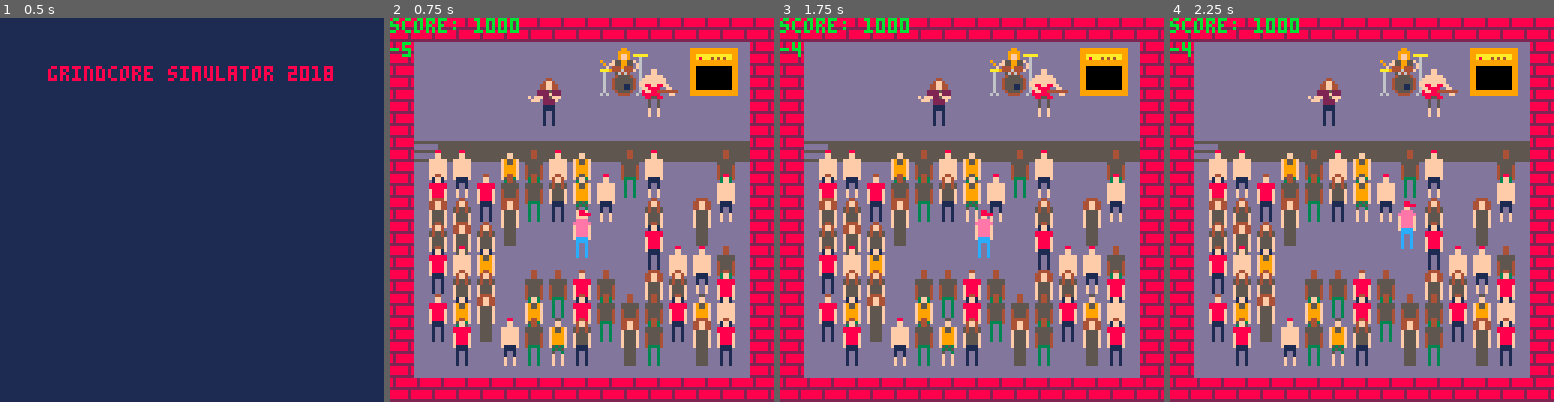
Above: before the commit, frames 1-4 (left to right).
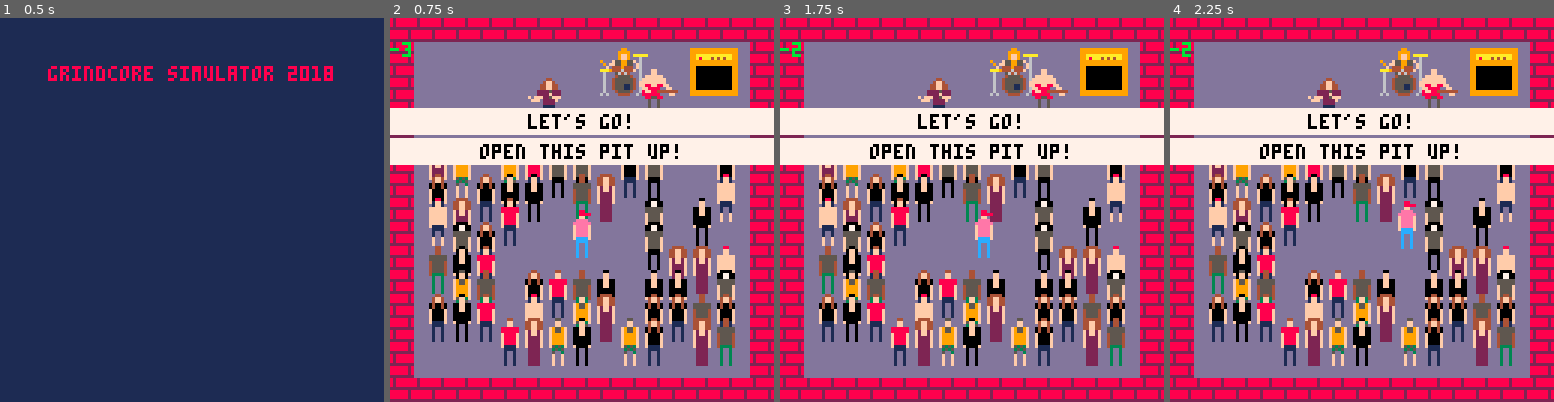
Above: after the commit, the same moments.

Repository: astann/grindcore-simulator-2018
Game: PICO-8 cartridge grindcore_simulator_2018.p8
Same seed, same stepped clock (60 frames per second), same inputs: the game is played once before the commit and once after it.
Inputs:
- Up to frame 1 (0.5 s): no input
- Up to frame 2 (0.75 s): tap O (Z key) at 0.7 s
- Up to frame 3 (1.75 s): hold Right from 1.6 s (still down); tap O (Z key) at 1.7 s
- Up to frame 4 (2.25 s): release Right at 2.1 s; tap O (Z key) at 2.1 s; hold Up from 2.15 s (still down)

Frame 1 is identical in both runs. In frame 2, 30% of the frame differs, in the area x 0-100%, y 0-91%; in frame 3, 30%; in frame 4, 30%.

Commit message:
added music

Diff:
--- a/grindcore_simulator_2018.p8
+++ b/grindcore_simulator_2018.p8
@@ -74,12 +74,12 @@
 end
 
 function get_random_actor_sprite()
- return flr(rnd(6)) * 2 + 32
+ return flr(rnd(8)) * 2 + 32
 end
 
 function keep_time()
 	t += 1;
-	if t > 63 then
+	if t == 64 then
 		t = 0
 	end
 end
@@ -94,9 +94,11 @@
 // menu
 menu = {}
 menu.title_position = 0
+music(0)
 
 function update_menu()
  if btn(4) then
+  music(-1)
  	state = 1
  	init_game()
  end
@@ -128,8 +130,8 @@
 // game
 gameplay_on = true
 
-score = 1000
-initial_song_frames = -150
+score = 0
+initial_song_frames = -90
 song_frames = initial_song_frames
 
 crowd = {}
@@ -157,7 +159,7 @@
  local index = 0
  for y = 1, 8 do
 	 for x = 1, 13 do
-	  if rnd(100) > 26 and
+	  if rnd(100) > 30 and
 	     (
 	      x < 5 or x > 9 or
  	     y < 3 or y > 5
@@ -215,8 +217,8 @@
  collision = group_collision(player, crowd) or
   group_collision(player, scene)
 
- if collision then
- 	score -= 10
+ if state == 2 and collision then
+ 	score += 1
  end
 
  if btn(0) then
@@ -307,6 +309,8 @@
 end
 
 function update_game()
+ play_music()
+
  song_frames += 1
  if song_frames == 0 and gameplay_on then
   state = 2
@@ -317,7 +321,7 @@
   end
  end
 
- if song_frames == 300 then
+ if song_frames == 256 --[[1792]] then
   state = 1
   song_frames = initial_song_frames
 
@@ -339,7 +343,7 @@
    actor.velocity_y = rnd(2) - 1
 
    if not (
-    is_map_collision_x(actor, 2) and
+    is_map_collision_x(actor, 2) or
     is_map_collision_y(actor, 2)
    ) then
     actor.set_position(
@@ -365,8 +369,25 @@
 	 )
 	end
 
+	if state == 1 then
+ 	rectfill(0, 30, 128, 38, 7)
+
+ 	rectfill(0, 40, 128, 48, 7)
+
+  local score_str = "open this pit up!"
+  local score_message = "let's go!"
+
+  if score > 0 then
+   score_str = tostr(score)
+   score_message = "your score for this song is"
+  end
+
+  print(score_message, 64-#score_message*2, 32, 0)
+ 	print(score_str, 64-#score_str*2, 42, 0)
+	end
+
 	print(flr(song_frames / 30), 0, 8, 11)
-	print("score: " .. score, 0, 0)
+
 end
 -->8
 // collisions
@@ -542,6 +563,196 @@
   data[parent] = value
  end
 end
+-->8
+track = 0
+a = 0
+function play_music()
+ if state == 2 then
+  if a % 4 == 0 then
+   if a==0 then
+    track = flr(rnd(2))*2
+   end
+
+   guitar_tile = (mget(a / 4, 16))
+   snare_tile = (mget(a / 4, 17 + track))
+   kick_tile = (mget(a / 4, 18 + track))
+
+   if snare_tile == 193 then
+    sfx(1)
+   end
+
+   if kick_tile == 194 then
+    sfx(0)
+   end
+
+   if guitar_tile == 192 then
+    sfx(flr(rnd(15)) + 9)
+   end
+  end
+
+  a += 1
+
+  if a == 64 then
+   a = 0
+  end
+ else
+  a = 0
+ end
+end
+…(154 lines of a section not shown)…
 
 
 
@@ -643,3 +854,35 @@
 0100000000000000000000000000000100000000000000000000000000000000000000000000000000000000000000000000000000000000000000000000000000000000000000000000000000000000000000000000000000000000000000000000000000000000000000000000000000000000000000000000000000000000
 0100000000000000000000000000000100000000000000000000000000000000000000000000000000000000000000000000000000000000000000000000000000000000000000000000000000000000000000000000000000000000000000000000000000000000000000000000000000000000000000000000000000000000
 0101010101010101010101010101010100000000000000000000000000000000000000000000000000000000000000000000000000000000000000000000000000000000000000000000000000000000000000000000000000000000000000000000000000000000000000000000000000000000000000000000000000000000
+c000000000000000000000000000000000000000000000000000000000000000000000000000000000000000000000000000000000000000000000000000000000000000000000000000000000000000000000000000000000000000000000000000000000000000000000000000000000000000000000000000000000000000
+00c100c100c100c100c100c100c100c100c100c100c100c100c100c100c100c100c100c100c1000000000000000000000000000000000000000000000000000000000000000000000000000000000000000000000000000000000000000000000000000000000000000000000000000000000000000000000000000000000000
+c200c200c200c200c200c200c200c200c200c200c200c200c200c200c200c200c200c200c200000000000000000000000000000000000000000000000000000000000000000000000000000000000000000000000000000000000000000000000000000000000000000000000000000000000000000000000000000000000000
+0000c1000000c1000000c1000000c1000000c1000000c1000000c1000000c1000000c1000000000000000000000000000000000000000000000000000000000000000000000000000000000000000000000000000000000000000000000000000000000000000000000000000000000000000000000000000000000000000000
+c2c200c2c2c200c2c2c200c2c2c200c2c2c200c2c2c200c2c2c200c2c2c200c2c2c200c2c2c2000000000000000000000000000000000000000000000000000000000000000000000000000000000000000000000000000000000000000000000000000000000000000000000000000000000000000000000000000000000000
+…(27 lines of a section not shown)…
Not shown, changed: 170 lines of the sprite sheet (__gfx__) section of grindcore_simulator_2018.p8
Not shown, changed: the thumbnail (__label__) section of grindcore_simulator_2018.p8
Not shown, changed: the music (__music__) section of grindcore_simulator_2018.p8
Not shown, changed: the sound effects (__sfx__) section of grindcore_simulator_2018.p8
